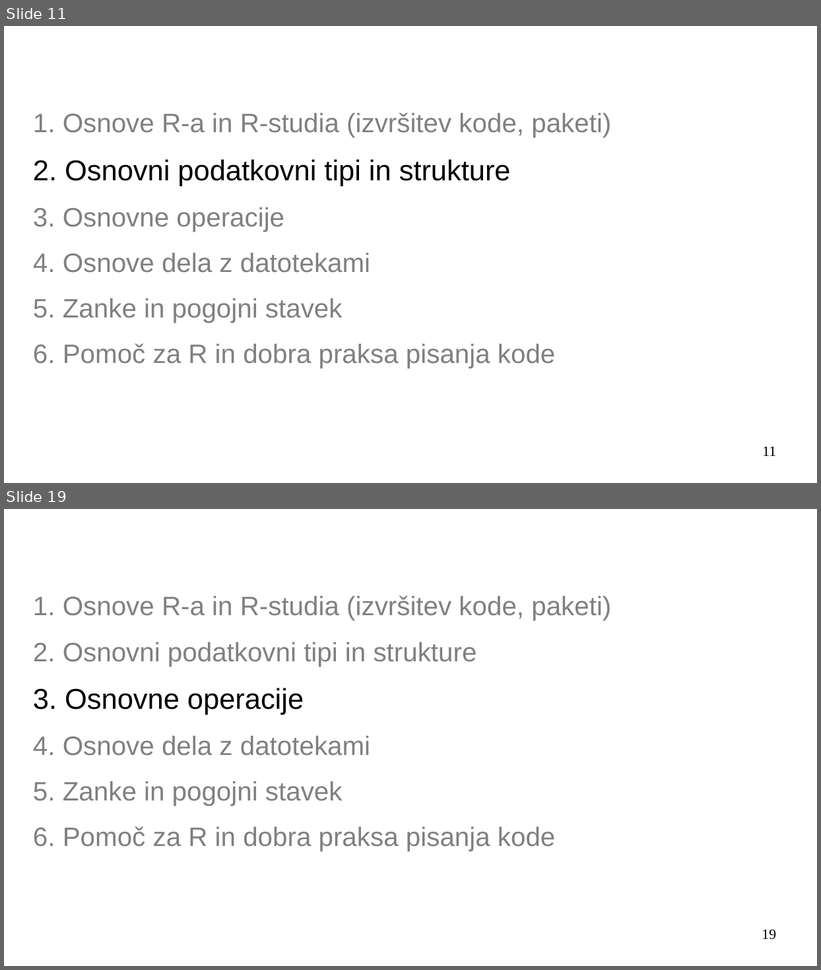
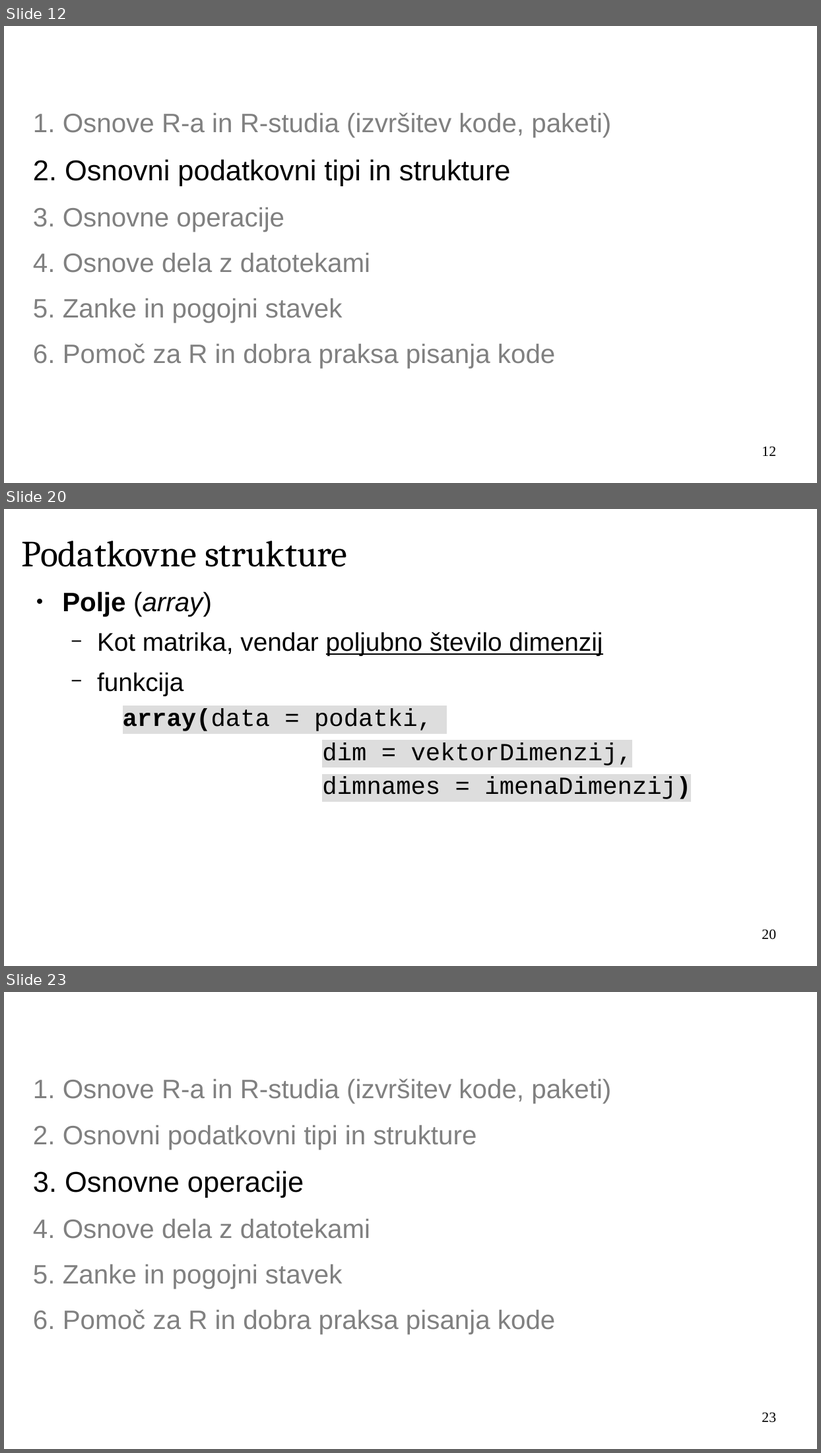
Before and after one commit to janaobsteter/R_tecaj, a slide deck: IT_Rtecaj.odp. Shown one above the other, each under a label of ours: slides 11 and 19 before the commit, slides 12, 20 and 23 after it; the slides between them are not shown. The pictures are 821x970 and 821x1453 pixels, drawn with LibreOffice and Linux fonts; fonts in the diff are those of the drawing; background and template pictures are left out. Boxes give left, top, right and bottom in pixels: in the first picture for what was removed or moved away, otherwise in the second. Text is boxed around its words. In the diff, an @@ line names an element or a change of style, - is before the commit and + after.

```diff
--- a/IT_Rtecaj.odp
+++ b/IT_Rtecaj.odp
@@ slide 20 added at bbox=[4, 509, 817, 966], background #FFFFFF @@
@@ title added at bbox=[21, 541, 347, 567], 36 pt, text #000000 @@
+Podatkovne strukture
@@ text added at bbox=[62, 591, 691, 799], 24 pt, text #000000 @@
+● Polje (array)
+  − Kot matrika, vendar poljubno število dimenzij
+  − funkcija
+    array(data = podatki,
+    dim = vektorDimenzij,
+    dimnames = imenaDimenzij)
@@ page number added at bbox=[762, 929, 776, 940], 14 pt, text #000000 @@
+20
@@ what was slide 11 is now slide 12 @@
@@ page number at bbox=[762, 446, 776, 456]: text changed @@
-11
+12
@@ what was slide 19 is now slide 23 @@
@@ page number at bbox=[762, 1412, 776, 1423]: text changed @@
-19
+23
```
Also in this commit, not shown: 12 slides changed, 9 other slides added, 1 other file.
